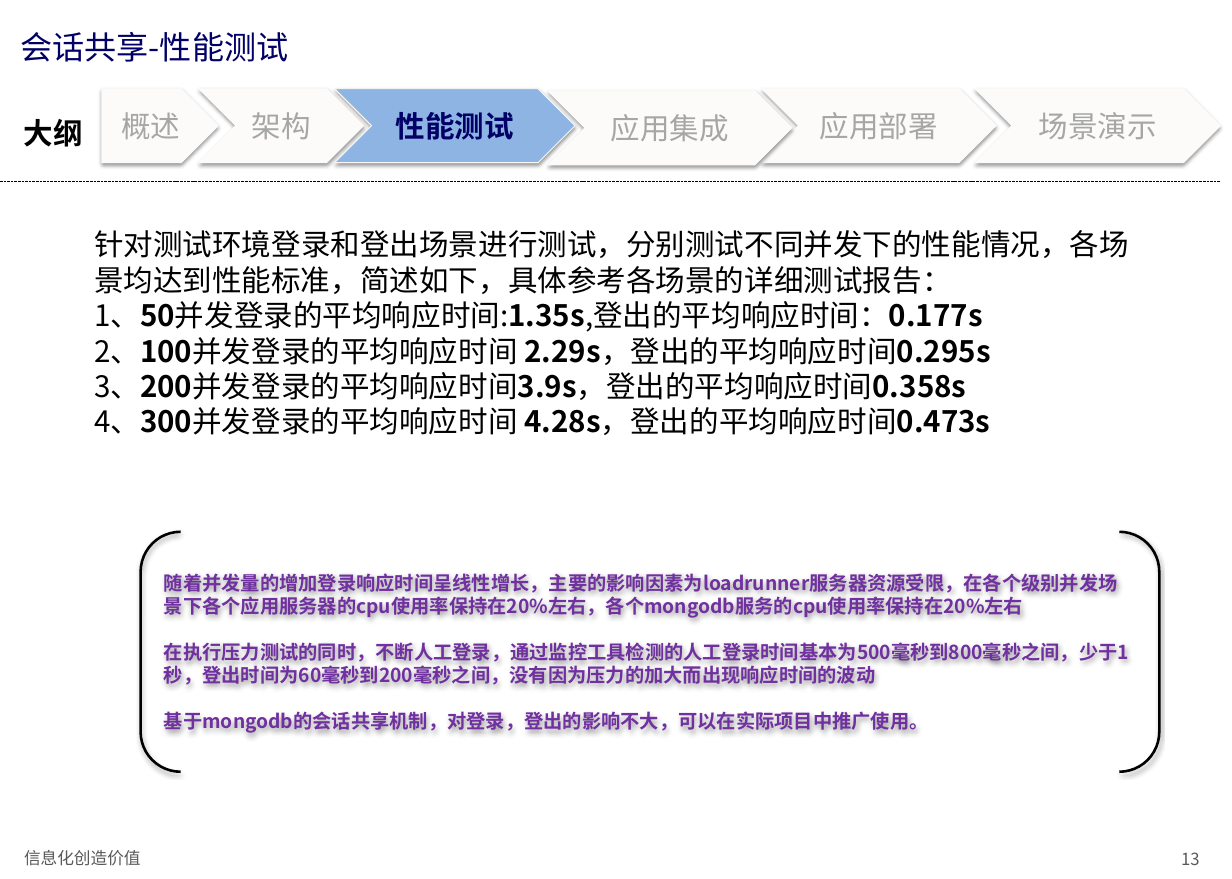
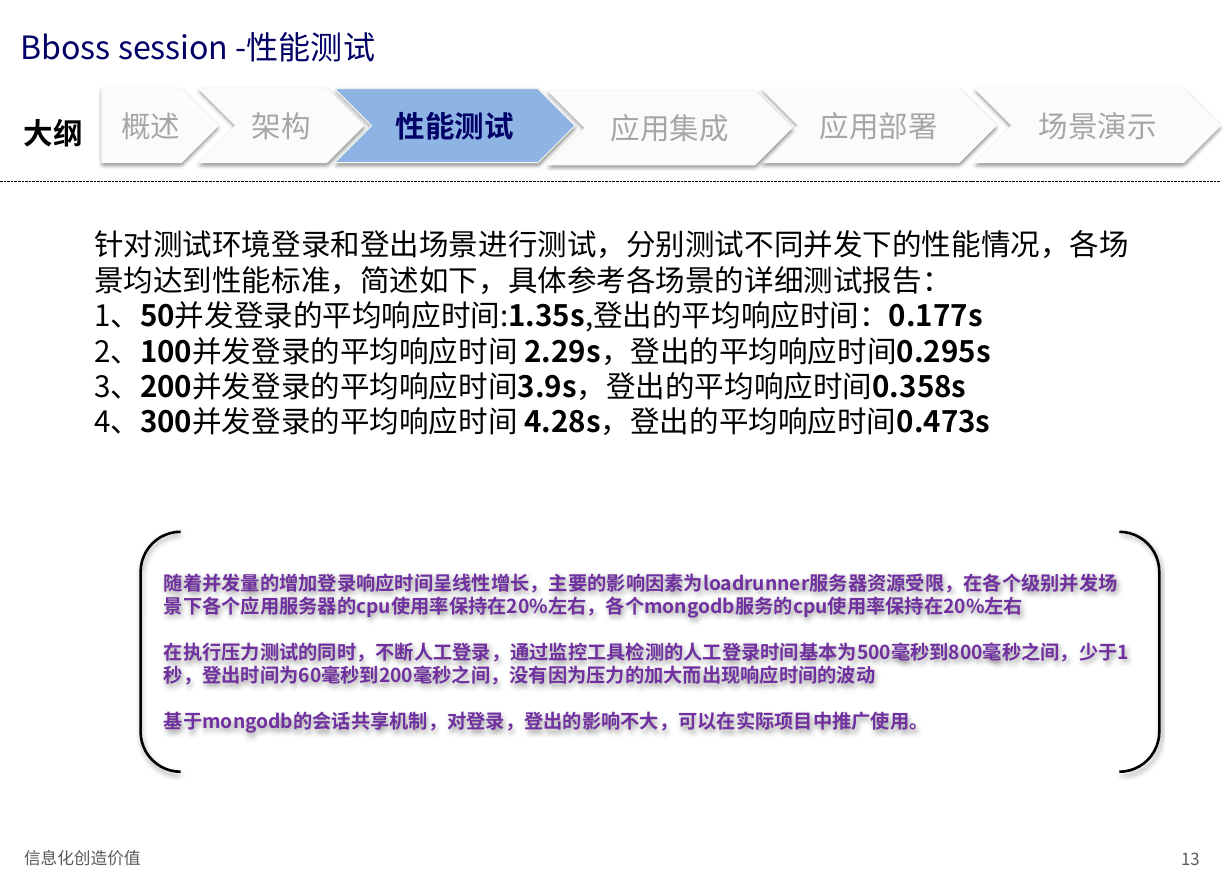
Before and after one commit to bbossgroups/bboss-document, a slide deck: slide 13 of 文档/bboss会话共享介绍.pptx. Drawn at 1232x879 pixels with LibreOffice and Linux fonts; fonts in the diff are those of the drawing. Boxes give left, top, right and bottom in pixels: in the first picture for what was removed or moved away, otherwise in the second. Text is boxed around its words. In the diff, an @@ line names an element or a change of style, - is before the commit and + after.

```diff
--- a/文档/bboss会话共享介绍.pptx
+++ b/文档/bboss会话共享介绍.pptx
@@ title at [21,32,375,62]: text changed @@
-会话共享-性能测试
+Bboss session -性能测试
```
Also in this commit, not shown: 28 other slides changed.
